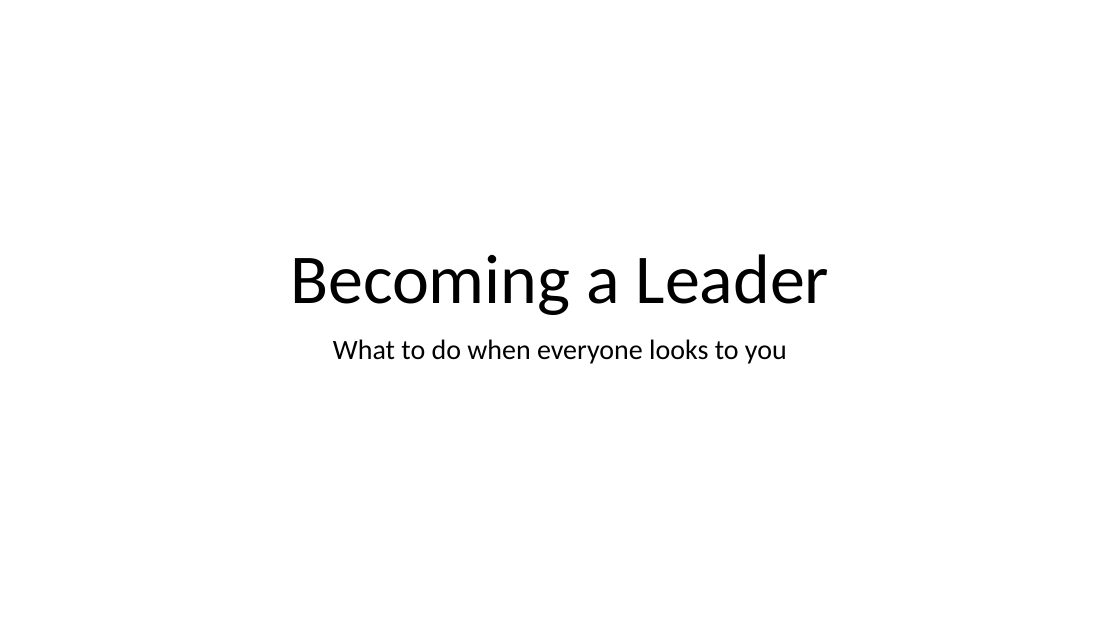
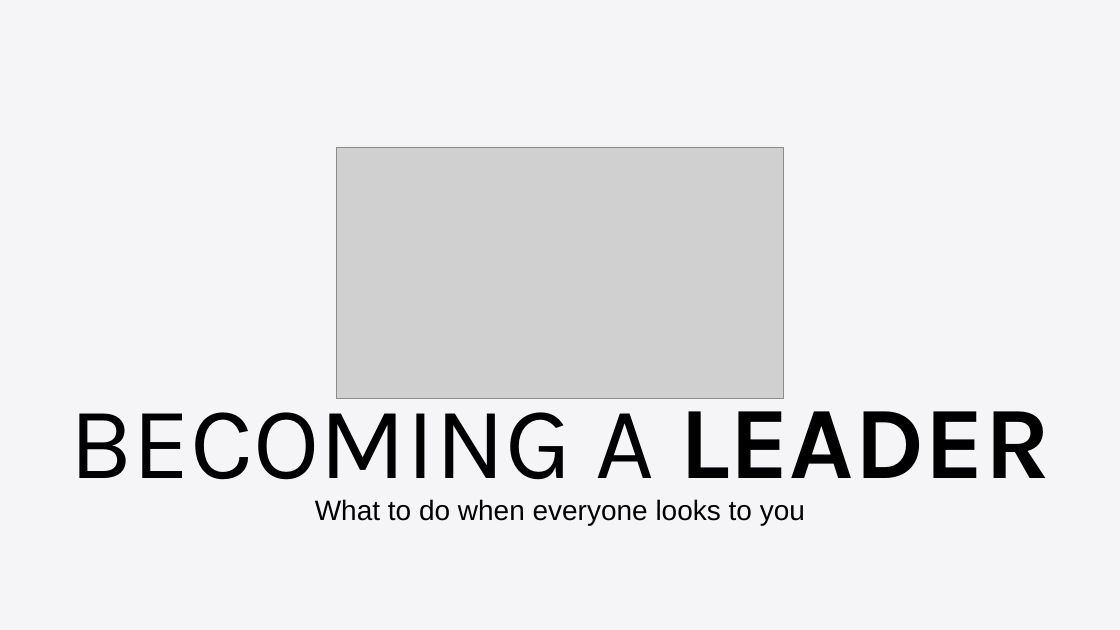
Before and after one commit to iamkeeler/THAT-Conference, a slide deck: slide 1 of 2021/Becoming a Leader.pptx. Drawn at 1120x630 pixels with LibreOffice and Linux fonts; fonts in the diff are those of the drawing; grey boxes stand for pictures. Boxes give left, top, right and bottom in pixels: in the first picture for what was removed or moved away, otherwise in the second. Text is boxed around its words. In the diff, an @@ line names an element or a change of style, - is before the commit and + after.

Commit message:
that one that's starting the formatting

```diff
--- a/2021/Becoming a Leader.pptx
+++ b/2021/Becoming a Leader.pptx
@@ rectangle added at (x1=0, y1=0, x2=1120, y2=630), fill #F5F5F8 @@
@@ picture added at (x1=337, y1=147, x2=783, y2=398) @@
@@ title at (x1=69, y1=386, x2=1050, y2=503): text changed; size 60 to 88 pt; font Calibri to Karla @@
-Becoming a Leader
+BECOMING A LEADER
@@ subtitle "What to do when everyone ..." moved from (x1=333, y1=339, x2=787, y2=364) to (x1=315, y1=499, x2=805, y2=526) @@
@@ subtitle "What to do when everyone ..." at (x1=315, y1=499, x2=805, y2=526): font Calibri to Arial @@
```
Also in this commit, not shown: 5 other slides changed, 2 slides added, 1 slide removed.
